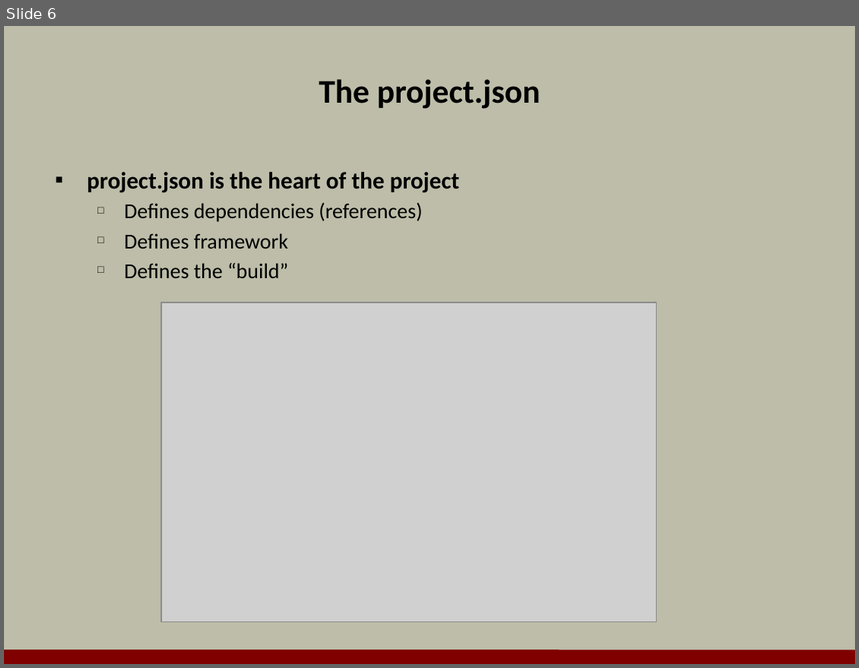
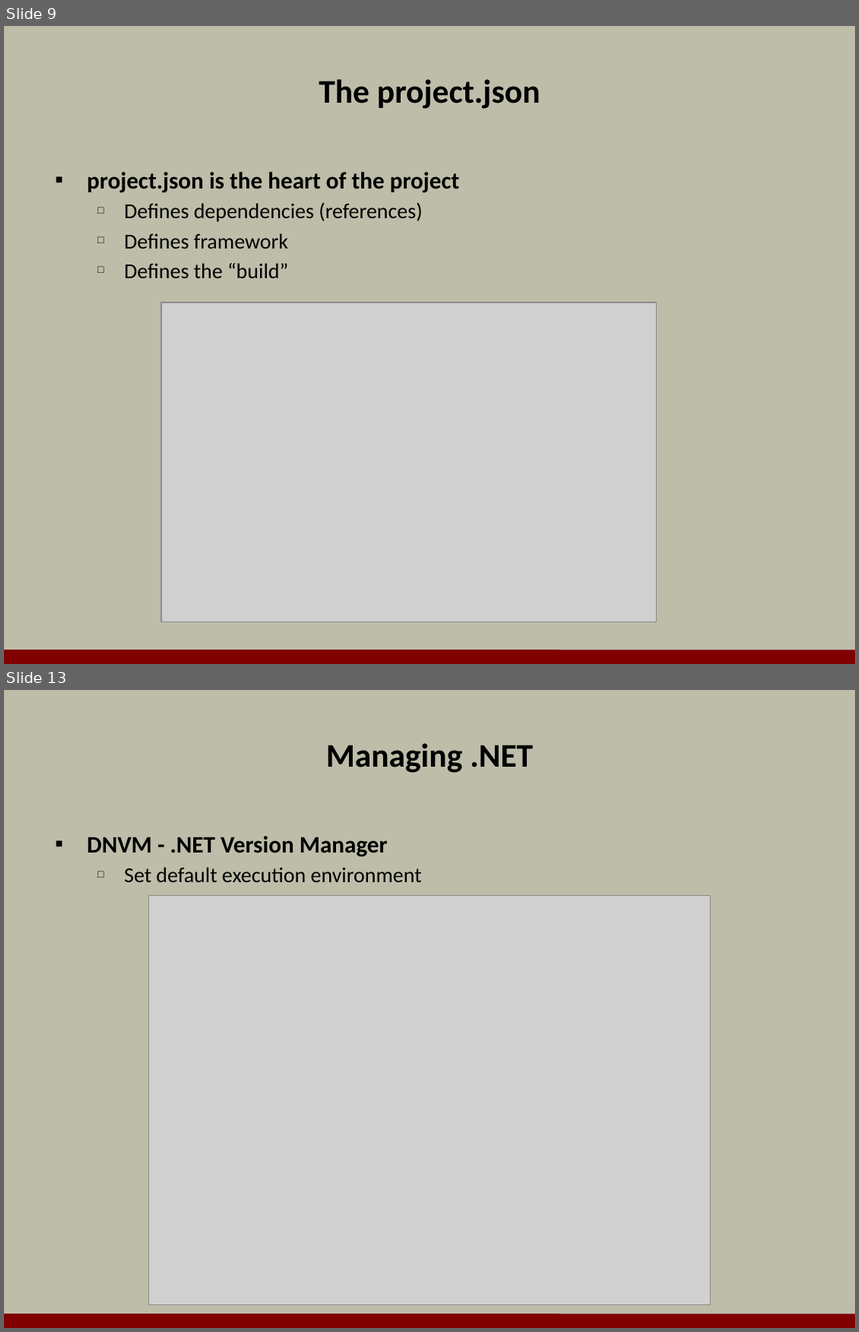
Before and after one commit to OdeToCode/classes, a slide deck: aspnet5/slides/01_Overview.pptx. Shown one above the other, each under a label of ours: slide 6 before the commit, slides 9 and 13 after it; the slides between them are not shown. The pictures are 859x668 and 859x1332 pixels, drawn with LibreOffice and Linux fonts; fonts in the diff are those of the drawing; grey boxes stand for pictures; background and template pictures are left out. Boxes give left, top, right and bottom in pixels: in the first picture for what was removed or moved away, otherwise in the second. Text is boxed around its words. In the diff, an @@ line names an element or a change of style, - is before the commit and + after.

```diff
--- a/aspnet5/slides/01_Overview.pptx
+++ b/aspnet5/slides/01_Overview.pptx
@@ slide 13 added at [4, 690, 855, 1328], background #BDBDA9; not listed: 1 template element that a slide beside it also shows @@
@@ title added at [326, 743, 533, 773], 28 pt, text #000000, bold @@
+Managing .NET
@@ text added at [87, 836, 422, 882], 18 pt, text #000000 @@
+▪ DNVM - .NET Version Manager
+  □ Set default execution environment
@@ picture added at [148, 896, 711, 1306] @@
@@ what was slide 6 is now slide 9 @@
```
Also in this commit, not shown: 1 slide changed, 12 other slides added, 1 slide removed.
